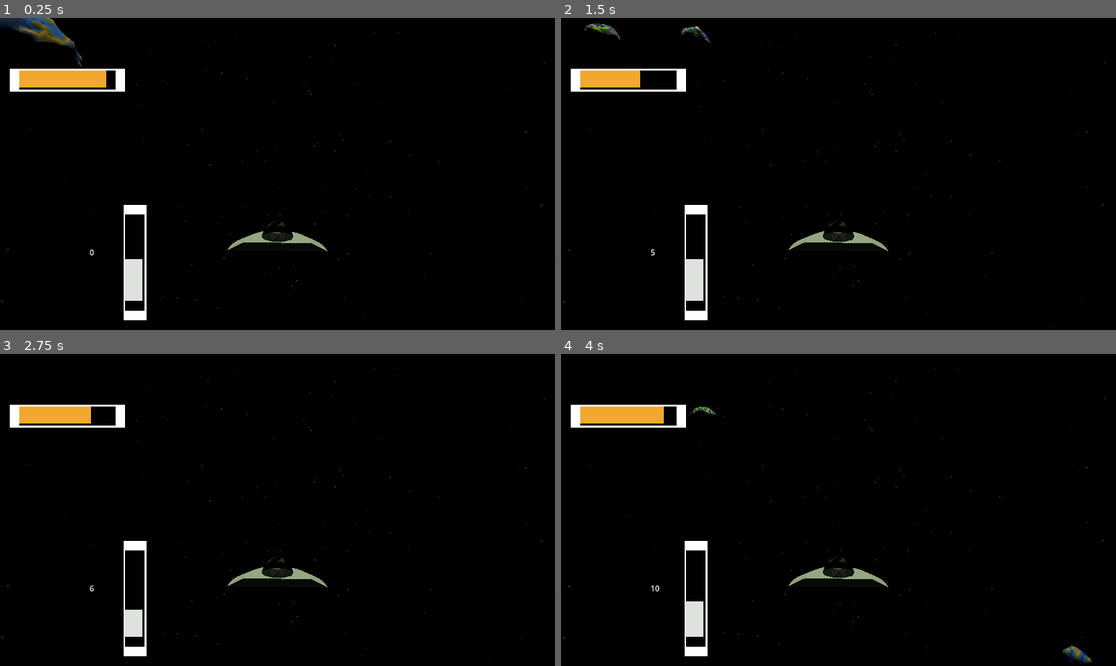
Above: before the commit, frames 1-4 (two rows, left to right).
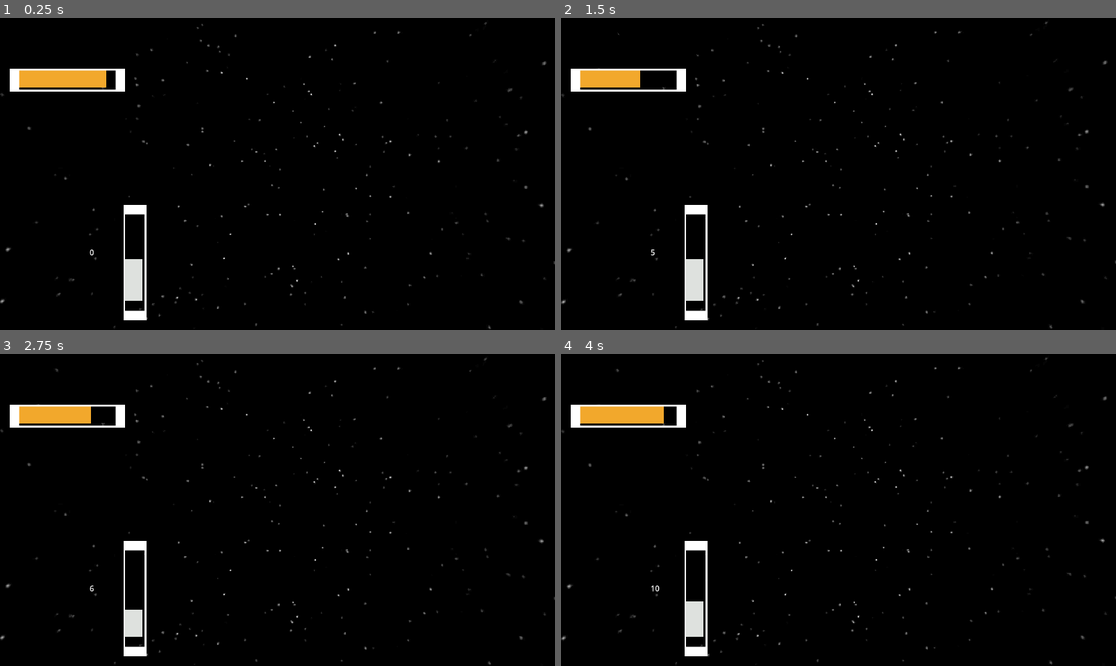
Above: after the commit, the same moments.

Repository: Markall201/LowBudgetSpaceSimGodot
Game: Godot game, scene res://star_system_test.tscn
Same seed, same stepped clock (60 frames per second), same inputs: the game is played once before the commit and once after it. This scene is started directly instead of the project's main scene.
Inputs (mouse positions are in pixels of both pictures, inside the frame that each line leads up to):
- Up to frame 1 (0.25 s): no input
- Up to frame 2 (1.5 s): tap Enter at 0.5 s; move the mouse to (866, 174) at 0.52 s; hold E (Strafe Right) 0.53-1.28 s; hold Shift (Boost) 0.53-1.28 s; tap J (Hyperspace Jump) at 0.77 s; move the mouse to (810, 174) at 1.27 s; hold Q (Strafe Left) from 1.28 s (still down); right-click (810, 174) at 1.35 s
- Up to frame 3 (2.75 s): tap J (Hyperspace Jump) at 1.52 s; move the mouse to (288, 503) at 2.02 s; release Q (Strafe Left) at 2.03 s; hold E (Strafe Right) from 2.03 s (still down); hold S (Camera Move Back) from 2.03 s (still down)
- Up to frame 4 (4 s): tap Space (Mouse Lock Toggle) at 2.75 s; move the mouse to (832, 516) at 2.77 s; release S (Camera Move Back) at 2.78 s; tap F (Camera Move Down) at 2.85 s; tap J (Hyperspace Jump) at 3.02, 3.77 s; move the mouse to (1005, 556) at 3.52 s; release E (Strafe Right) at 3.53 s; hold Q (Strafe Left) from 3.53 s (still down); hold W (Camera Move Forward) from 3.53 s (still down)

The runs differ from the first frame. In frame 1, 1.7% of the frame differs, in the area x 0-100%, y 0-100%; in frame 2, 1.2%; in frame 3, 1.0%; in frame 4, 1.2%.

Commit message:
WIP galaxy map for jumping

Diff:
--- a/Scripts/Galaxy Map/galaxy.gd
+++ b/Scripts/Galaxy Map/galaxy.gd
@@ -22,6 +22,19 @@
 	#save_systems_to_file()
 	#load_and_generate_systems_from_file()
 
+# a function to get the current system (by unique identifier seed) on the galmap
+
+# WIP - pass in current player's system and show it on galaxy map (e.g. highlighted colour)
+#func highlight_player_current_system():
+	#var system = get_system_placeholder_by_seed(1234)
+	pass
+
+
+func get_system_placeholder_by_seed(system_seed:int):
+	var path = str(system_seed)
+	var system = get_node(path)
+	print("node found! " + path)
+	return system
 
 # Called every frame. 'delta' is the elapsed time since the previous frame.
 #func _process(delta):
@@ -48,6 +61,8 @@
 		var location = Vector3(diskXY.x, rng.randf_range(-10,10), diskXY.y);
 		# generate system details
 		currentSystem.seed = rng.randi();
+		#set node name to seed for easy search
+		currentSystem.set_name(str(currentSystem.seed))
 		currentSystem.numberOfStars = rng.randi_range(1,5)
 		currentSystem.numberOfPlanets = rng.randi_range(0,11)
 		currentSystem.faction = "NONE"
--- a/main.tscn
+++ b/main.tscn
@@ -26,6 +26,7 @@
 [sub_resource type="Environment" id="Environment_c7pah"]
 background_mode = 1
 sky = SubResource("Sky_w0fkf")
+glow_enabled = true
 volumetric_fog_enabled = true
 volumetric_fog_density = 0.0
 
@@ -50,7 +51,6 @@
 
 [node name="Control" type="Control" parent="CanvasLayer/Panel"]
 unique_name_in_owner = true
-layout_mode = 3
 anchors_preset = 0
 size_flags_horizontal = 8
 script = ExtResource("2_jg22p")
--- a/star.tscn
+++ b/star.tscn
@@ -9,6 +9,7 @@
 material = ExtResource("1_ln6wt")
 
 [node name="Star" type="Node3D"]
+transform = Transform3D(300, 0, 0, 0, 300, 0, 0, 0, 300, 0, 0, 0)
 script = ExtResource("1_ch3w4")
 radius = 300.0
 
@@ -27,5 +28,8 @@
 light_size = 1.0
 shadow_enabled = true
 shadow_reverse_cull_face = true
+distance_fade_begin = 1000.0
+distance_fade_shadow = 1000.0
+distance_fade_length = 300000.0
 omni_range = 100000000.0
 omni_attenuation = 0.0
--- a/star_system_test.tscn
+++ b/star_system_test.tscn
@@ -13,9 +13,12 @@
 
 [sub_resource type="Environment" id="Environment_mek8t"]
 background_mode = 2
-background_energy_multiplier = 4.2
+background_energy_multiplier = 16.0
 sky = SubResource("Sky_l4d75")
+ambient_light_source = 1
+ambient_light_color = Color(1, 1, 1, 1)
 ambient_light_sky_contribution = 0.2
+ambient_light_energy = 0.05
 glow_enabled = true
 volumetric_fog_enabled = true
 volumetric_fog_density = 0.0
@@ -26,6 +29,7 @@
 
 [node name="DirectionalLight3D" type="DirectionalLight3D" parent="."]
 transform = Transform3D(1, 0, 0, 0, -4.37114e-08, 1, 0, -1, -4.37114e-08, 0, 0, 0)
+visible = false
 
 [node name="StarSystem" parent="." instance=ExtResource("1_ju6wf")]
 number_of_planets = 5
Not shown: 1 places in main.tscn that only renumber resources
Not shown: 1 places in system_placeholder.tscn that only renumber resources
